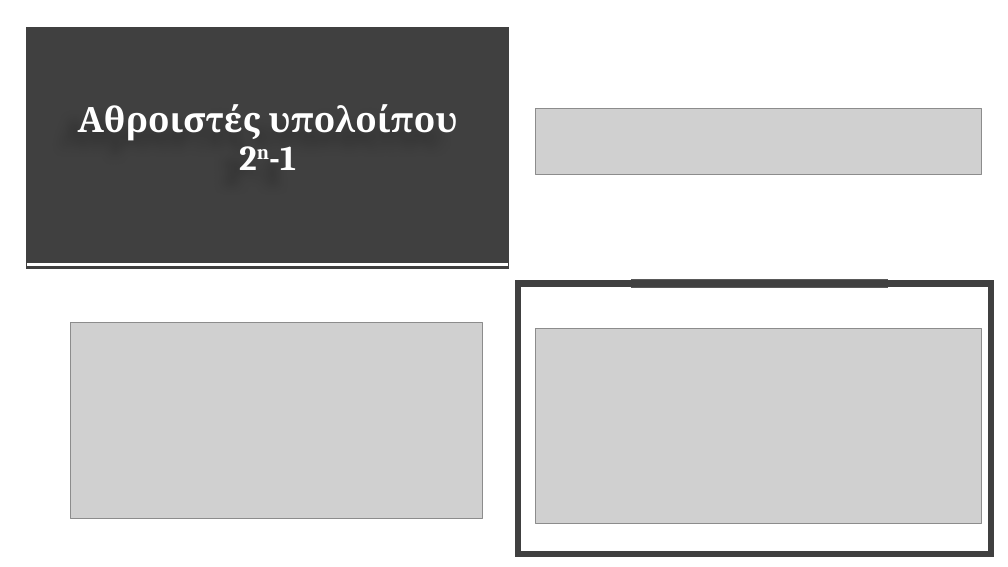
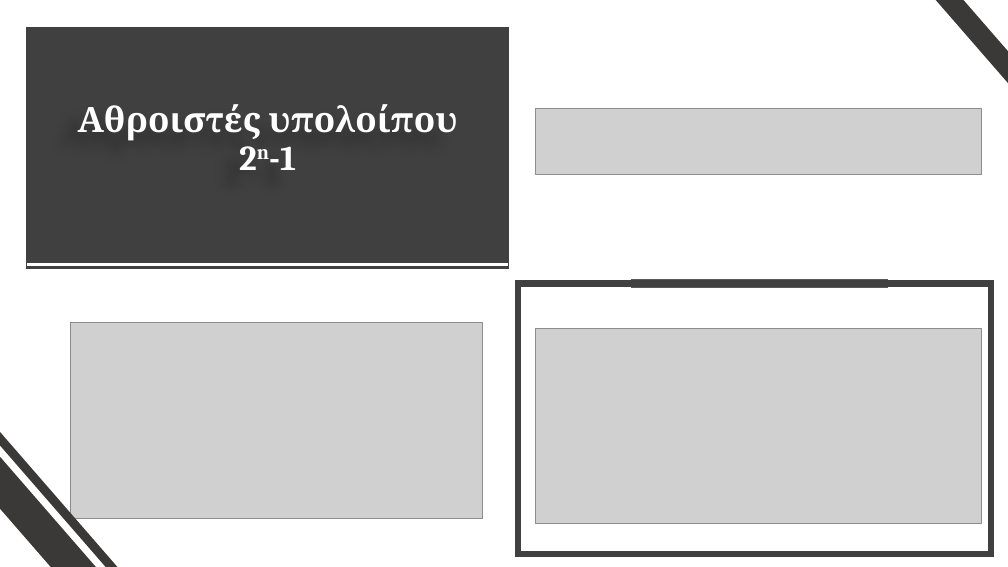
Before and after one commit to vassilas/THESIS_DOC, a slide deck: slide 14 of Presentation/Presentation.pptx. Drawn at 1008x567 pixels with LibreOffice and Linux fonts; fonts in the diff are those of the drawing; grey boxes stand for pictures. Boxes give left, top, right and bottom in pixels: in the first picture for what was removed or moved away, otherwise in the second. Text is boxed around its words. In the diff, an @@ line names an element or a change of style, - is before the commit and + after.

```diff
--- a/Presentation/Presentation.pptx
+++ b/Presentation/Presentation.pptx
@@ rectangle added at <box>909,0,1008,154</box>, fill #3B3838 @@
@@ rectangle added at <box>0,415,124,567</box>, fill #3B3838 @@
@@ rectangle added at <box>0,405,137,567</box>, fill #3B3838 @@
```
Also in this commit, not shown: 12 other slides changed, 9 slides added, 2 slides removed, 9 other files.
